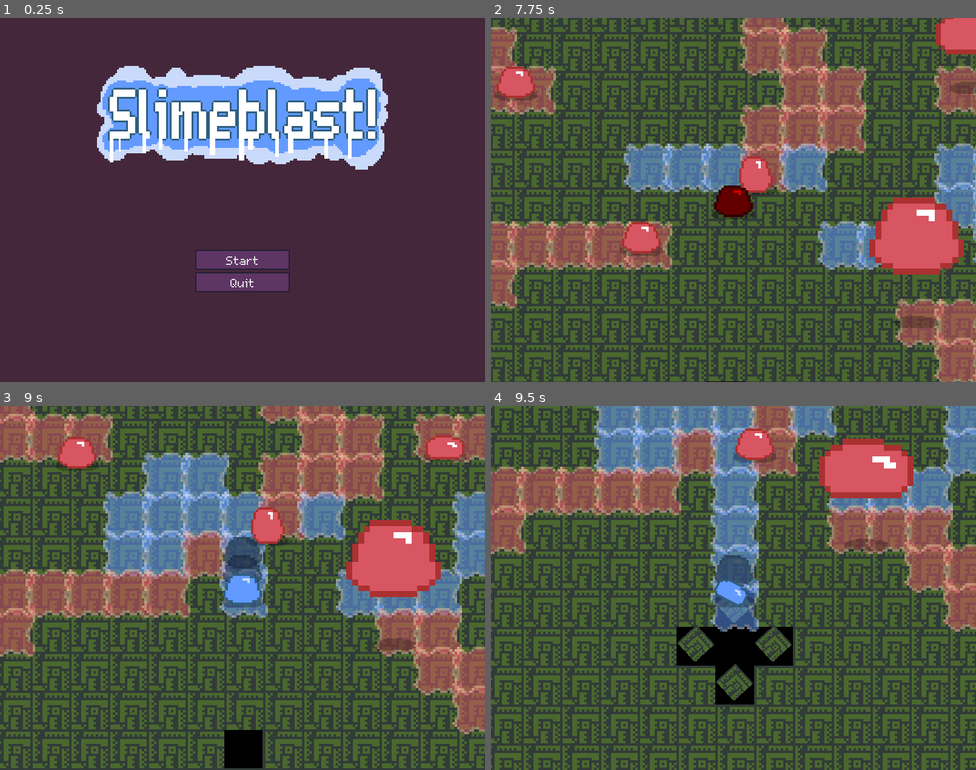
Above: before the commit, frames 1-4 (two rows, left to right).
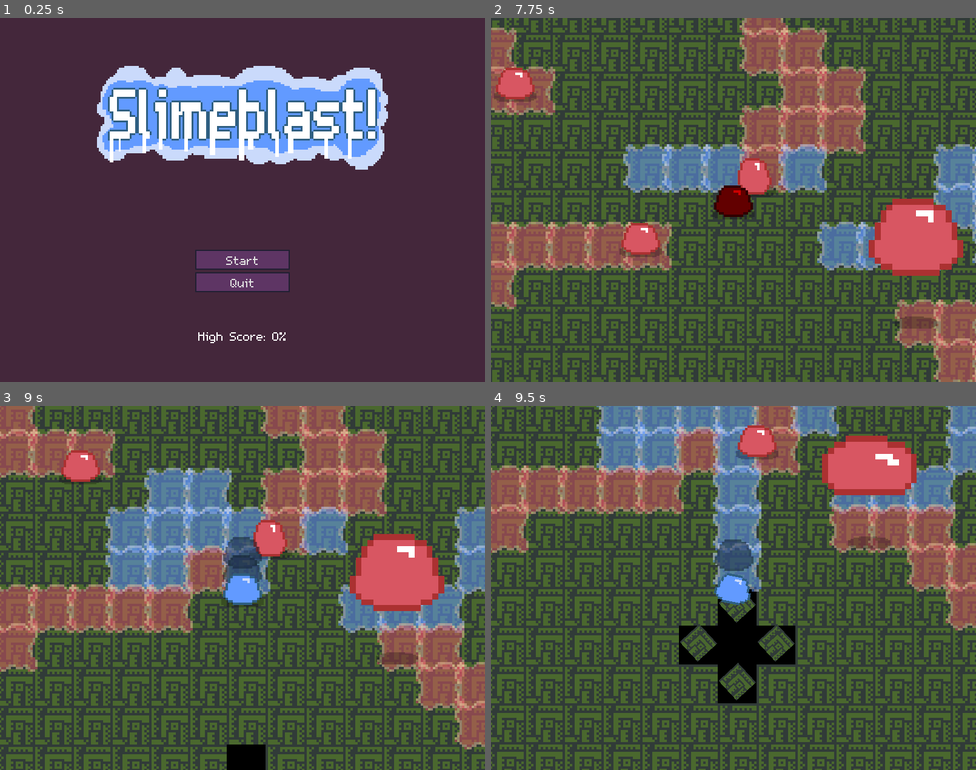
Above: after the commit, the same moments.

Repository: svntax/LD42-ROOS
Game: Godot game, scene res://Scenes/main_menu.tscn
Same seed, same stepped clock (60 frames per second), same inputs: the game is played once before the commit and once after it.
Inputs (mouse positions are in pixels of both pictures, inside the frame that each line leads up to):
- Up to frame 1 (0.25 s): no input
- Up to frame 2 (7.75 s): click "Start" at 0.5 s; move the mouse to (840, 181) at 1.27 s; hold D (MOVE_RIGHT) 1.28-2.03 s; tap Space (DASH) at 1.35, 5.1 s; move the mouse to (636, 218) at 2.02 s; hold S (MOVE_DOWN) 2.03-2.78 s; tap R (MELT_TILE) at 2.1, 5.85 s; move the mouse to (782, 119) at 2.77 s; hold D (MOVE_RIGHT) 2.78-3.53 s; hold Shift (PLACE_SLIME) 2.78-3.53 s; move the mouse to (709, 272) at 3.52 s; hold W (MOVE_UP) 3.53-4.28 s; tap T (SHOOT_SLIME) at 3.6, 7.35 s; move the mouse to (879, 254) at 4.27 s; hold A (MOVE_LEFT) 4.28-5.78 s; click (879, 254) at 4.35 s; move the mouse to (588, 145) at 5.02 s; move the mouse to (757, 200) at 5.77 s; hold S (MOVE_DOWN) 5.78-6.53 s; move the mouse to (660, 109) at 6.52 s; hold D (MOVE_RIGHT) 6.53-7.28 s; tap Shift (PLACE_SLIME) at 6.6 s; move the mouse to (840, 181) at 7.27 s; hold W (MOVE_UP) from 7.28 s (still down)
- Up to frame 3 (9 s): move the mouse to (145, 606) at 8.02 s; release W (MOVE_UP) at 8.03 s; hold D (MOVE_RIGHT) 8.03-8.78 s; click (145, 606) at 8.1 s; move the mouse to (291, 507) at 8.77 s; hold S (MOVE_DOWN) from 8.78 s (still down); tap Space (DASH) at 8.85 s
- Up to frame 4 (9.5 s): keep holding S (MOVE_DOWN)

The runs differ from the first frame. In frame 1, 0.1% of the frame differs, in the area x 40-59%, y 86-90%; in frame 2, 19%; in frame 3, 57%, in the area x 0-100%, y 0-100%; in frame 4, 44%.

Commit message:
Add high score and end game state

Diff:
--- a/Scenes/arena.tscn
+++ b/Scenes/arena.tscn
@@ -125,7 +125,7 @@
 [node name="RedSlimeTimer" type="Timer" parent="." index="6"]
 
 process_mode = 1
-wait_time = 7.0
+wait_time = 6.0
 one_shot = false
 autostart = false
 
--- a/Scenes/game_over_ui.tscn
+++ b/Scenes/game_over_ui.tscn
@@ -142,7 +142,73 @@
 lines_skipped = 0
 max_lines_visible = -1
 
-[node name="BackButton" type="Button" parent="." index="1"]
+[node name="WinMessage" type="Label" parent="." index="1"]
+
+visible = false
+anchor_left = 0.0
+anchor_top = 0.0
+anchor_right = 0.0
+anchor_bottom = 0.0
+margin_top = 30.0
+margin_right = 276.0
+margin_bottom = 56.0
+rect_pivot_offset = Vector2( 0, 0 )
+rect_clip_content = false
+mouse_filter = 2
+mouse_default_cursor_shape = 0
+size_flags_horizontal = 1
+size_flags_vertical = 4
+text = "Finished!"
+align = 1
+percent_visible = 1.0
+lines_skipped = 0
+max_lines_visible = -1
+
+[node name="HighScore" type="Label" parent="." index="2"]
+
+visible = false
+anchor_left = 0.0
+anchor_top = 0.0
+anchor_right = 0.0
+anchor_bottom = 0.0
+margin_top = 60.0
+margin_right = 276.0
+margin_bottom = 86.0
+rect_pivot_offset = Vector2( 0, 0 )
+rect_clip_content = false
+mouse_filter = 2
+mouse_default_cursor_shape = 0
+size_flags_horizontal = 1
+size_flags_vertical = 4
+text = "New High Score!"
+align = 1
+percent_visible = 1.0
+lines_skipped = 0
+max_lines_visible = -1
+
+[node name="Score" type="Label" parent="." index="3"]
+
+visible = false
+anchor_left = 0.0
+anchor_top = 0.0
+anchor_right = 0.0
+anchor_bottom = 0.0
+margin_top = 30.0
+margin_right = 276.0
+margin_bottom = 56.0
+rect_pivot_offset = Vector2( 0, 0 )
+rect_clip_content = false
+mouse_filter = 2
+mouse_default_cursor_shape = 0
+size_flags_horizontal = 1
+size_flags_vertical = 4
+text = "Tiles slimed: 0%"
+align = 1
+percent_visible = 1.0
+lines_skipped = 0
+max_lines_visible = -1
+
+[node name="BackButton" type="Button" parent="." index="4"]
 
 pause_mode = 2
 anchor_left = 0.0
--- a/Scenes/main_menu.tscn
+++ b/Scenes/main_menu.tscn
@@ -1,9 +1,23 @@
-[gd_scene load_steps=5 format=2]
+[gd_scene load_steps=9 format=2]
 
 [ext_resource path="res://Sprites/name_logo.png" type="Texture" id=1]
 [ext_resource path="res://Scripts/slime_ooze.gd" type="Script" id=2]
 [ext_resource path="res://Sprites/slimeball01.png" type="Texture" id=3]
 [ext_resource path="res://Scenes/main_menu_ui.tscn" type="PackedScene" id=4]
+[ext_resource path="res://m5x7.ttf" type="DynamicFontData" id=5]
+[ext_resource path="res://Scripts/track_high_score.gd" type="Script" id=6]
+
+[sub_resource type="DynamicFont" id=1]
+
+size = 32
+use_mipmaps = false
+use_filter = false
+font_data = ExtResource( 5 )
+_sections_unfolded = [ "Font", "Settings" ]
+
+[sub_resource type="Theme" id=2]
+
+default_font = SubResource( 1 )
 
 [node name="MainMenu" type="Node"]
 
@@ -61,3 +75,27 @@
 margin_right = 478.0
 margin_bottom = 452.0
 _sections_unfolded = [ "Margin", "Pause", "Rect", "Size Flags", "Theme" ]
+
+[node name="HighScoreLabel" type="Label" parent="." index="3"]
+
+anchor_left = 0.0
+anchor_top = 0.0
+anchor_right = 0.0
+anchor_bottom = 0.0
+margin_left = 327.0
+margin_top = 510.0
+margin_right = 473.0
+margin_bottom = 536.0
+rect_pivot_offset = Vector2( 0, 0 )
+rect_clip_content = false
+mouse_filter = 2
+mouse_default_cursor_shape = 0
+size_flags_horizontal = 1
+size_flags_vertical = 4
+theme = SubResource( 2 )
+text = "High Score: 0%"
+percent_visible = 1.0
+lines_skipped = 0
+max_lines_visible = -1
+script = ExtResource( 6 )
+_sections_unfolded = [ "Rect", "Theme" ]
--- a/Scenes/player.tscn
+++ b/Scenes/player.tscn
@@ -58,12 +58,12 @@
 [sub_resource type="CircleShape2D" id=4]
 
 custom_solver_bias = 0.0
-radius = 10.0
+radius = 9.0
 
 [sub_resource type="CircleShape2D" id=5]
 
 custom_solver_bias = 0.0
-radius = 12.0
+radius = 11.0
 
 [sub_resource type="CircleShape2D" id=6]
 
@@ -128,7 +128,7 @@
 "values": [ 0, 1, 2, 1 ]
 }
 
-[node name="PlayerRoot" type="Node2D" groups=[
+[node name="PlayerRoot" type="Node2D" index="0" groups=[
 "players",
 ]]
 
--- a/Scenes/sound_handler.tscn
+++ b/Scenes/sound_handler.tscn
@@ -18,7 +18,7 @@
 stereo = true
 data = PoolByteArray( 207, 251, 205, 251, 197, 250, 198, 250, 235, 252, 234, 252, 82, 0, 84, 0, 198, 2, 195, 2, 63, 2,  …(179513 unchanged characters)…
 
-[node name="Node" type="Node" index="0"]
+[node name="Node" type="Node"]
 
 script = ExtResource( 1 )
 
--- a/Scripts/arena.gd
+++ b/Scripts/arena.gd
@@ -58,9 +58,14 @@
         for i in range(gridWidth):
             for j in range(gridHeight):
                 if(grid[i][j] == Globals.PLAYER_SLIME):
-                    playerSlimeCount += 1
-        print("# of tiles slimed: " + str(playerSlimeCount))
-        get_parent().find_node("GameOverUI").showGameOverUI() #TODO
+                    playerSlimeCount += 1.0
+        """print("Player slime count: " + str(playerSlimeCount))
+        print("Total free tiles: " + str(totalFreeTiles))
+        print("Ratio: " + str(playerSlimeCount / totalFreeTiles))
+        print("Percent: " + str((playerSlimeCount / totalFreeTiles) * 100))
+        print("Adjusted percent: " + str(stepify((playerSlimeCount / totalFreeTiles), 0.01) * 100))"""
+        Globals.score = stepify((playerSlimeCount / totalFreeTiles), 0.01) * 100
+        get_parent().find_node("GameOverUI").showGameWinUI()
 
 func checkValidSlimeType(type):
     return type == Globals.EMPTY_CELL or type == Globals.PLAYER_SLIME or type == Globals.RED_SLIME
--- a/Scripts/game_over_controls.gd
+++ b/Scripts/game_over_controls.gd
@@ -8,6 +8,18 @@
     Globals.gameOver = true
     get_tree().paused = true
 
+func showGameWinUI():
+    self.show()
+    find_node("Label").hide()
+    find_node("WinMessage").show()
+    find_node("Score").show()
+    find_node("Score").set_text("Tiles slimed: " + str(Globals.score) + "%")
+    if(Globals.score > Globals.highScore):
+        Globals.highScore = Globals.score
+        find_node("HighScore").show()
+    Globals.gameOver = true
+    get_tree().paused = true
+
 func _on_BackButton_pressed():
     get_tree().paused = false
     Globals.gameOver = false
--- a/Scripts/globals.gd
+++ b/Scripts/globals.gd
@@ -7,6 +7,9 @@
 var RED_SLIME = 2
 var VOID_CELL = 3
 
+var score = 0
+var highScore = 0
+
 var gameOver
 
 func _ready():
--- a/Scripts/player_controls.gd
+++ b/Scripts/player_controls.gd
@@ -110,6 +110,7 @@
 
 func fallIntoTheVoid():
     self.falling = true
+    find_node("Shadow").hide()
     SoundHandler.fallingSound.play()
     self.animationPlayer.play("fallingAnim", 1, fallingAnimationSpeed, false)
 
@@ -119,8 +120,6 @@
             find_node("DamageTimer").start()
         numEnemies += 1
         damagePlayer()
-    #elif(body.get_name() == "TileMap" and not self.falling):
-        #self.fallIntoTheVoid()
 
 func _on_PlayerFallHitbox_body_entered(body):
    if(body.get_name() == "TileMap" and not self.falling):
@@ -165,7 +164,6 @@
 func _on_DamageFlashTimer_timeout():
     self.set_modulate(Color(1, 1, 1, 1))
 
-
 func _on_ShootCooldown_timeout():
     canShoot = true
 
--- a/Scripts/slime_ooze.gd
+++ b/Scripts/slime_ooze.gd
@@ -20,7 +20,7 @@
 func moveOoze():
     for i in range(oozePositions.size()):
         if(newOozePositions[i].y < 800):
-            newOozePositions[i] += Vector2(0, (randi() % 4) / 10.0)
+            newOozePositions[i] += Vector2(0, (randi() % 4) / 20.0)
 
 func _draw():
     #draw_rect(Rect2(Vector2(0, 0), Vector2(800, 600)), backgroundColor)
--- /dev/null
+++ b/Scripts/track_high_score.gd
@@ -0,0 +1,10 @@
+extends Label
+
+func _ready():
+    self.set_text("High Score: " + str(Globals.highScore) + "%")
+    centerToScreenHorizontally()
+
+func centerToScreenHorizontally():
+    var w = self.rect_size.x
+    var centerX = get_viewport().get_visible_rect().size.x / 2
+    self.set_position(Vector2(centerX - (w / 2), self.rect_position.y))
Not shown: 4 places in Scenes/game_over_ui.tscn that only renumber resources
